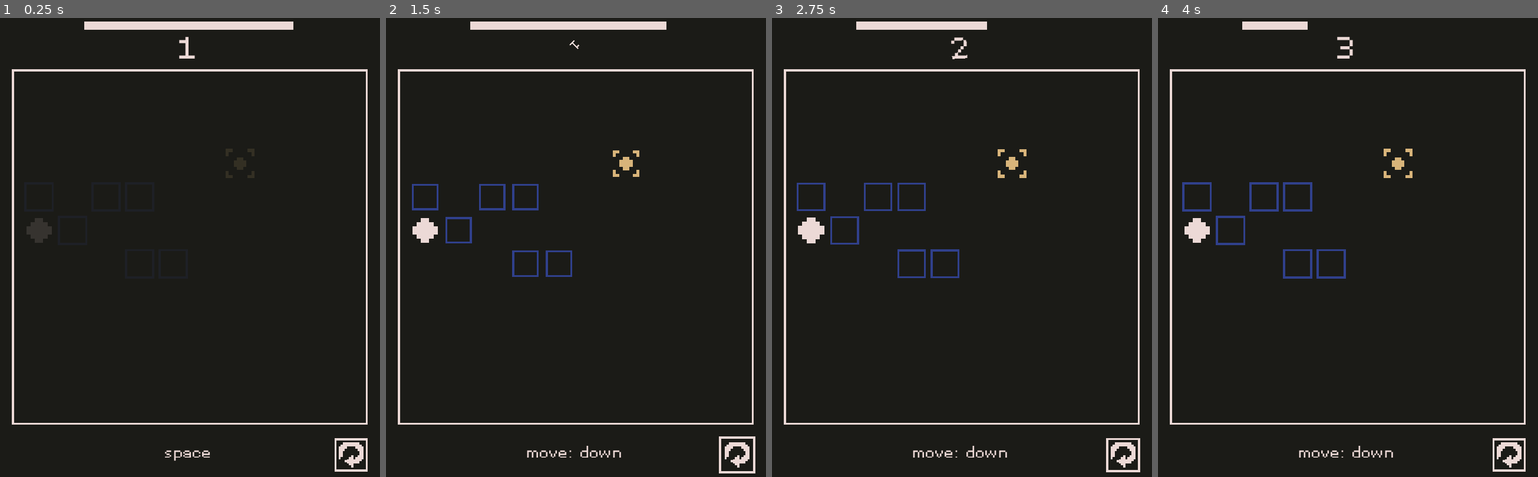
Above: before the commit, frames 1-4 (left to right).
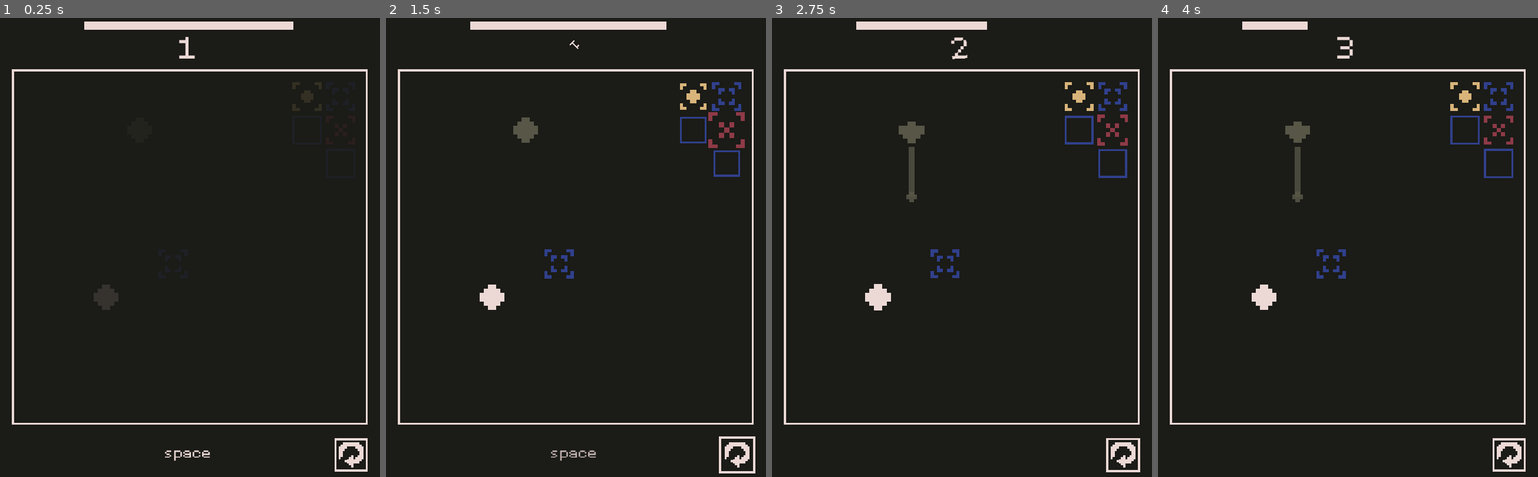
Above: after the commit, the same moments.

Repository: nolenroyalty/Click-Click-Trick
Game: Godot game, scene res://Main.tscn
Two runs of this game, one before a commit and one after it. Both use one fixed random seed, a clock stepped at 60 frames per second and the inputs below.
Inputs (mouse positions are in pixels of both pictures, inside the frame that each line leads up to):
- Up to frame 1 (0.25 s): no input
- Up to frame 2 (1.5 s): click (735, 454) at 0.5 s; tap Enter at 1.25 s; hold D (player_right) from 1.28 s (still down); tap Space (game_start) at 1.35 s
- Up to frame 3 (2.75 s): release D (player_right) at 2.03 s; hold S (player_down) from 2.03 s (still down); tap Space (game_start) at 2.1 s
- Up to frame 4 (4 s): release S (player_down) at 2.78 s; hold D (player_right) 2.78-3.53 s; tap Space (game_start) at 2.85, 3.6 s; hold W (player_up) from 3.53 s (still down)

The runs differ from the first frame. In frame 1, 0.5% of the frame differs, in the area x 6-32%, y 43-64%; in frame 2, 2.6%; in frame 3, 2.7%; in frame 4, 2.8%, in the area x 6-94%, y 13-96%.

Commit message:
More level

Diff:
--- a/Main.gd
+++ b/Main.gd
@@ -15,7 +15,7 @@
 var track
 var beat_count
 var state
-var level_index = 1
+var level_index = 5
 var level
 var initial_load = true
 
@@ -33,12 +33,14 @@
 	preload("res://levels/LevelIntroduceHalfBeat.tscn"), # 10
 	preload("res://levels/IntroTeleportOntoHalfBeat.tscn"),
 	preload("res://levels/HalfBeatReallyHard.tscn"),
+	preload("res://levels/LevelTeleMultiSimple.tscn"),
 	# 10
 	# preload("res://levels/LevelIntroduceMovingZone.tscn"),
 	preload("res://levels/LevelWin.tscn") # HANDLE WINNING THE GAME
 ]
 
 var TEST_LEVEL = null
+# var TEST_LEVEL = preload("res://levels/LevelTeleMulti.tscn")
 # var TEST_LEVEL = preload("res://levels/IntroTeleportOntoHalfBeat.tscn")
 # var TEST_LEVEL = preload("res://levels/LevelIntroduceHalfBeat.tscn")
 
--- /dev/null
+++ b/levels/LevelTeleMultiSimple.tscn
@@ -0,0 +1,75 @@
+[gd_scene load_steps=6 format=2]
+
+[ext_resource path="res://battlefield/Battlefield.tscn" type="PackedScene" id=1]
+[ext_resource path="res://enemies/SimpleEnemy.tscn" type="PackedScene" id=2]
+[ext_resource path="res://traps/Teleporter.tscn" type="PackedScene" id=3]
+[ext_resource path="res://traps/Fixed.tscn" type="PackedScene" id=4]
+[ext_resource path="res://traps/SingleZone.tscn" type="PackedScene" id=5]
+
+[node name="Battlefield" instance=ExtResource( 1 )]
+
+[node name="Player" parent="." index="0"]
+position = Vector2( 64, 224 )
+
+[node name="Goal" parent="." index="3"]
+position = Vector2( 160, 64 )
+
+[node name="BasicEnemy" parent="." index="4" instance=ExtResource( 2 )]
+position = Vector2( 128, 224 )
+
+[node name="Teleporter" parent="." index="5" instance=ExtResource( 3 )]
+position = Vector2( 96, 224 )
+
+[node name="Teleporter2" parent="." index="6" instance=ExtResource( 3 )]
+position = Vector2( 192, 64 )
+
+[node name="Fixed5" parent="." index="7" instance=ExtResource( 4 )]
+position = Vector2( 160, 224 )
+
+[node name="Fixed6" parent="." index="8" instance=ExtResource( 4 )]
+position = Vector2( 128, 256 )
+
+[node name="Fixed7" parent="." index="9" instance=ExtResource( 4 )]
+position = Vector2( 64, 256 )
+
+[node name="Fixed8" parent="." index="10" instance=ExtResource( 4 )]
+position = Vector2( 32, 224 )
+
+[node name="Fixed" parent="." index="11" instance=ExtResource( 4 )]
+position = Vector2( 128, 192 )
+
+[node name="Fixed2" parent="." index="12" instance=ExtResource( 4 )]
+position = Vector2( 96, 160 )
+
+[node name="Fixed3" parent="." index="13" instance=ExtResource( 4 )]
+position = Vector2( 64, 192 )
+
+[node name="Fixed4" parent="." index="14" instance=ExtResource( 4 )]
+position = Vector2( 96, 256 )
+
+[node name="Fixed9" parent="." index="15" instance=ExtResource( 4 )]
+position = Vector2( 256, 64 )
+
+[node name="Fixed10" parent="." index="16" instance=ExtResource( 4 )]
+position = Vector2( 224, 96 )
+
+[node name="Fixed11" parent="." index="17" instance=ExtResource( 4 )]
+position = Vector2( 160, 96 )
+
+[node name="Fixed12" parent="." index="18" instance=ExtResource( 4 )]
+position = Vector2( 128, 64 )
+
+[node name="Fixed13" parent="." index="19" instance=ExtResource( 4 )]
+position = Vector2( 224, 32 )
+
+[node name="Fixed14" parent="." index="20" instance=ExtResource( 4 )]
+position = Vector2( 192, 0 )
+
+[node name="Fixed15" parent="." index="21" instance=ExtResource( 4 )]
+position = Vector2( 160, 32 )
+
+[node name="Fixed16" parent="." index="22" instance=ExtResource( 4 )]
+position = Vector2( 192, 96 )
+
+[node name="SingleZone" parent="." index="23" instance=ExtResource( 5 )]
+position = Vector2( 192, 32 )
